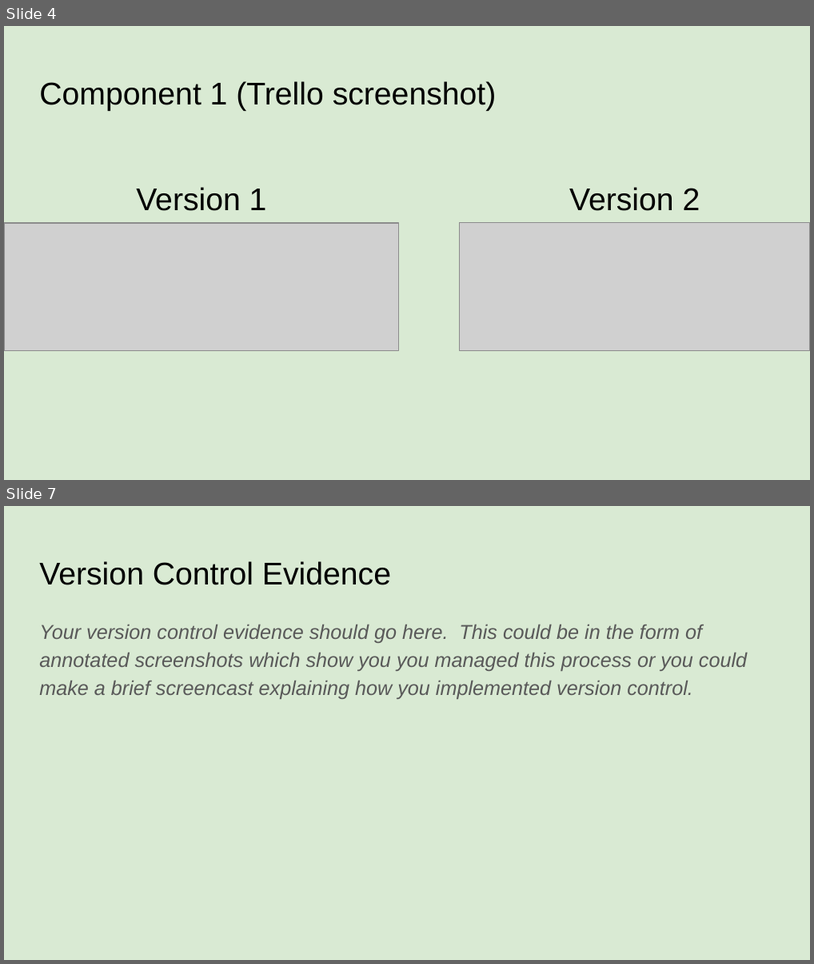
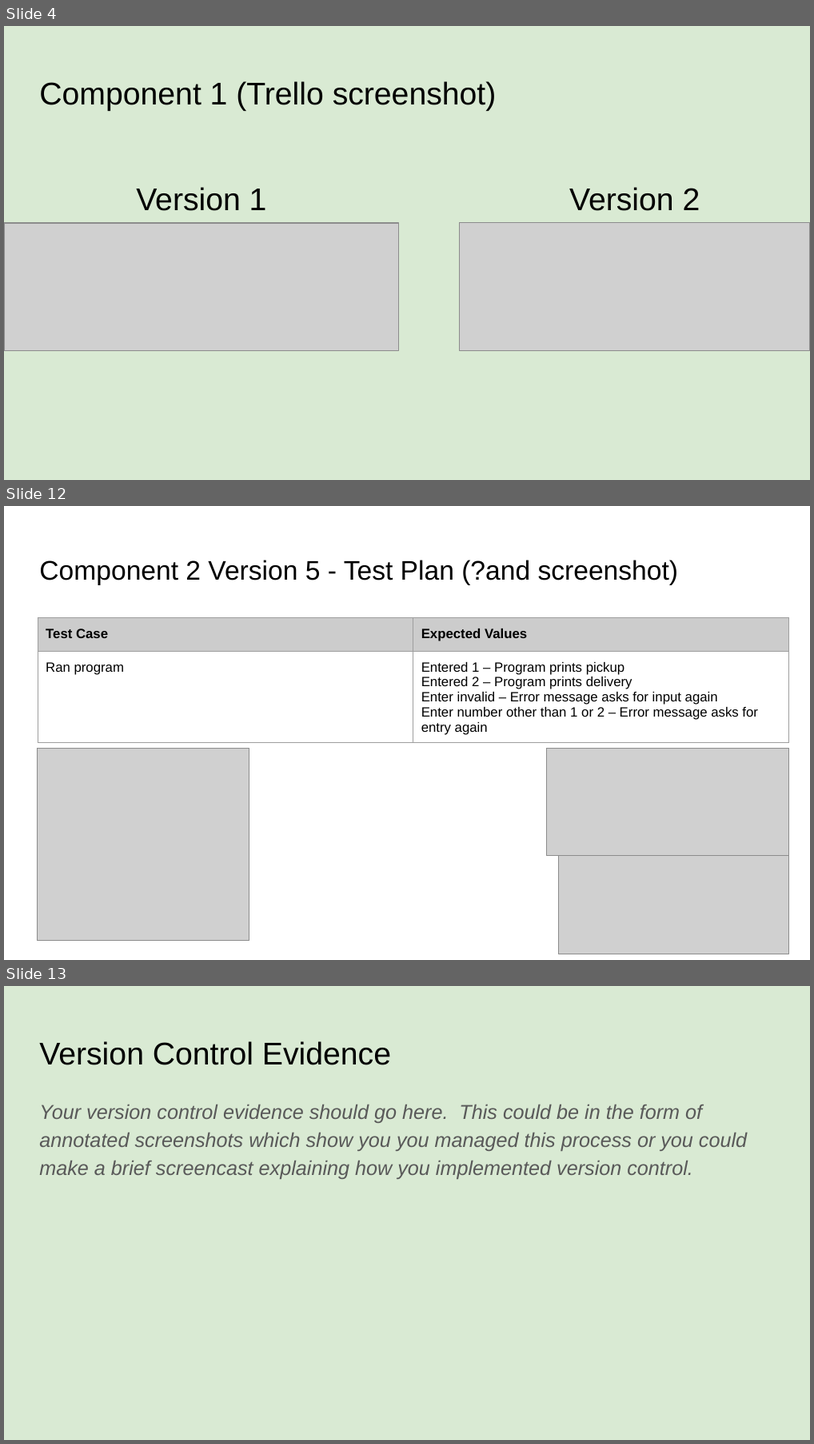
Before and after one commit to BronsonLovesCode/Pizza_Bot, a slide deck: 022_91893+_+91897+Documentation.pptx. Shown one above the other, each under a label of ours: slides 4 and 7 before the commit, slides 4, 12 and 13 after it; the slides between them are not shown. The pictures are 814x964 and 814x1444 pixels, drawn with LibreOffice and Linux fonts; fonts in the diff are those of the drawing; grey boxes stand for pictures. Boxes give left, top, right and bottom in pixels: in the first picture for what was removed or moved away, otherwise in the second. Text is boxed around its words. In the diff, an @@ line names an element or a change of style, - is before the commit and + after.

Commit message:
Created pickup or delivery menu
Created different versions of menu, refining it in version 4.

```diff
--- a/022_91893+_+91897+Documentation.pptx
+++ b/022_91893+_+91897+Documentation.pptx
@@ slide 12 added at box(4, 506, 810, 960), background #FFFFFF @@
@@ title added at box(39, 560, 679, 585), 24 pt, text #000000 @@
+Component 2 Version 5 - Test Plan (?and screenshot)
@@ table added at box(38, 618, 790, 748), 2 rows, 2 columns @@
+Test Case | Expected Values
+Ran program | Entered 1 – Program prints pickup / Entered 2 – Program prints delivery / Enter invalid – Error message asks for input again / Enter number other than 1 or 2 – Error message asks for entry again
@@ picture added at box(37, 748, 249, 940) @@
@@ picture added at box(547, 748, 790, 855) @@
@@ picture added at box(559, 855, 789, 954) @@
@@ what was slide 7 is now slide 13 @@
```
Also in this commit, not shown: 2 slides changed, 5 other slides added, 13 other files.
